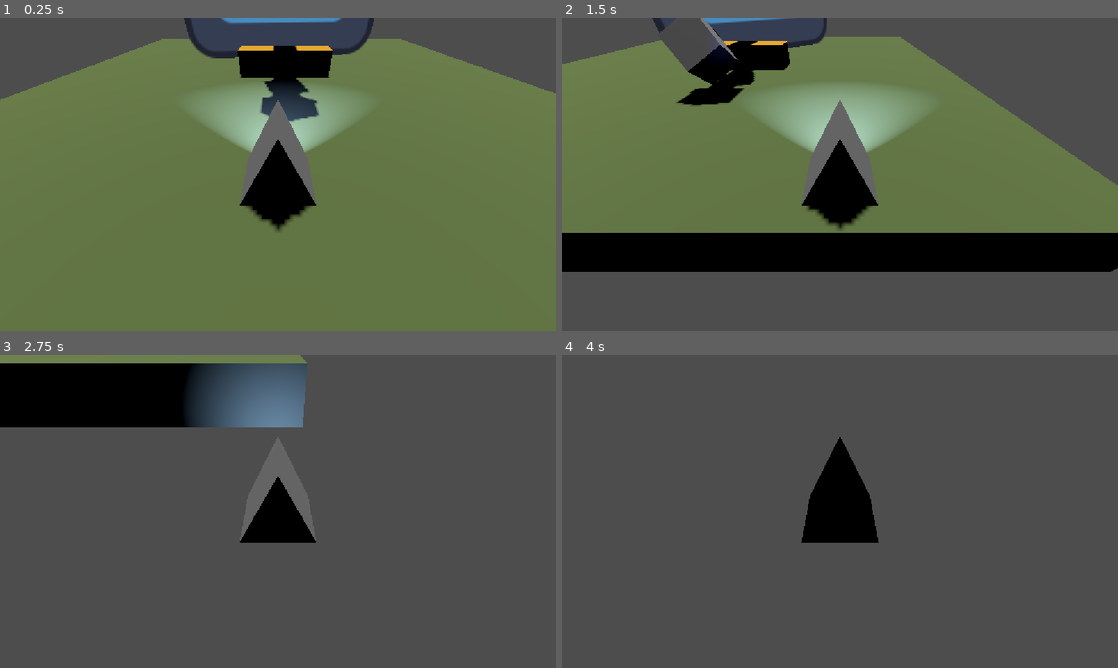
Above: before the commit, frames 1-4 (two rows, left to right).
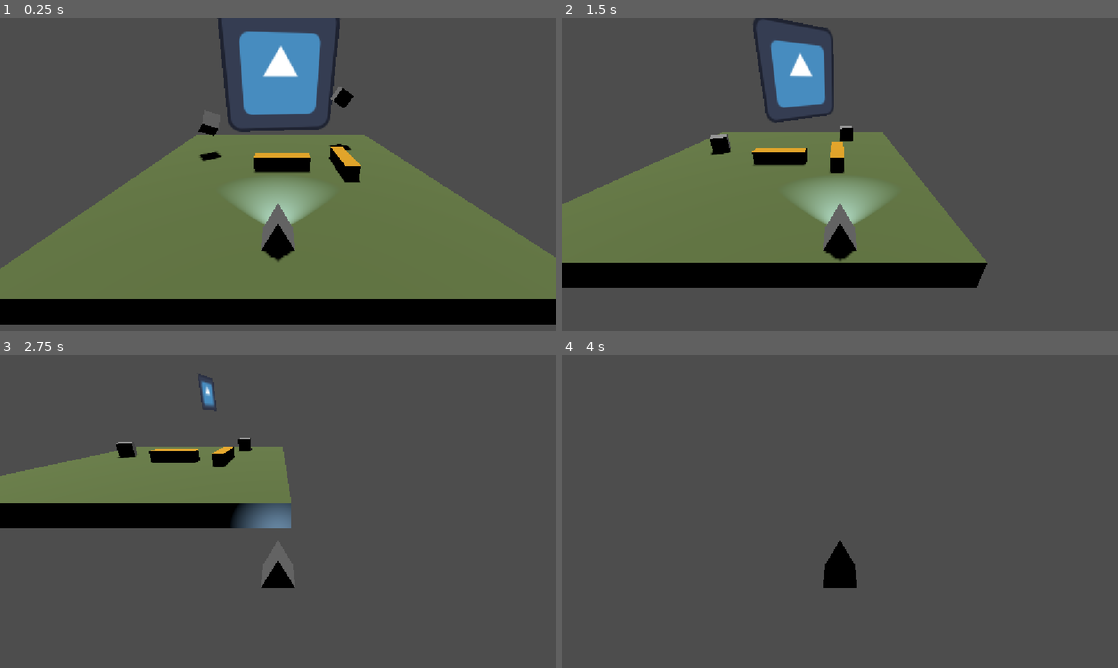
Above: after the commit, the same moments.

Repository: mahonk89/play-test-initial
Game: Godot game, scene res://alpha.tscn
Two runs of this game, one before a commit and one after it. Both use one fixed random seed, a clock stepped at 60 frames per second and the inputs below. The project has no main scene, so this scene is started directly. The engine's default icon, where the game draws it, is replaced by a stand-in: a white triangle on a blue panel in a dark square.
Inputs:
- Up to frame 1 (0.25 s): no input
- Up to frame 2 (1.5 s): tap Enter (ui_accept) at 0.5, 0.77 s; hold Right (ui_right) 0.53-1.28 s; hold Down (ui_down) from 1.28 s (still down)
- Up to frame 3 (2.75 s): tap Enter (ui_accept) at 1.52 s; release Down (ui_down) at 2.03 s; hold Right (ui_right) from 2.03 s (still down)
- Up to frame 4 (4 s): release Right (ui_right) at 2.78 s; hold Up (ui_up) 2.78-3.53 s; tap Enter (ui_accept) at 3.02, 3.77 s; hold Left (ui_left) from 3.53 s (still down)

The runs differ from the first frame. In frame 1, 55% of the frame differs, in the area x 0-100%, y 0-100%; in frame 2, 53%; in frame 3, 25%; in frame 4, 3.5%.

Commit message:
ScalingSprite
Finally worked out how to continuously scale the sprite.

Diff:
--- /dev/null
+++ b/alpha.gd
@@ -0,0 +1,10 @@
+
+
+# Called when the node enters the scene tree for the first time.
+func _ready() -> void:
+	pass # Replace with function body.
+
+
+# Called every frame. 'delta' is the elapsed time since the previous frame.
+func _process(delta: float) -> void:
+	pass
--- a/alpha.tscn
+++ b/alpha.tscn
@@ -39,10 +39,10 @@
 [node name="Blocks_Rigid" type="Node3D" parent="." unique_id=1946840933]
 
 [node name="block_rigid1" parent="Blocks_Rigid" unique_id=1077876099 instance=ExtResource("1_8fsme")]
-transform = Transform3D(0.84625566, 0.532777, 0, -0.38139126, 0.6057966, -0.6982486, -0.37201083, 0.59089684, 0.7158553, 0, 3.2495627, 0)
+transform = Transform3D(0.84625566, 0.532777, 0, -0.38139126, 0.6057966, -0.6982486, -0.37201083, 0.59089684, 0.7158553, -4.609433, 2.7298033, -2.6944742)
 
 [node name="block_rigid2" parent="Blocks_Rigid" unique_id=1431581556 instance=ExtResource("1_8fsme")]
-transform = Transform3D(0.84625566, 0.532777, 0, -0.5318417, 0.8447701, -0.05922553, -0.031554013, 0.050119996, 0.9982445, 0, 4.4277024, 1.253438)
+transform = Transform3D(0.84625566, 0.532777, 0, -0.5318417, 0.8447701, -0.05922553, -0.031554013, 0.050119996, 0.9982445, 4.3342466, 4.096104, -5.121748)
 
 [node name="Blocks_Static" type="Node3D" parent="." unique_id=1928786981]
 
@@ -50,26 +50,24 @@
 transform = Transform3D(3, 0, 0, 0, 3, 0, 0, 0, 3, 0, 0.86932397, 0)
 
 [node name="blockStatic2" parent="Blocks_Static" unique_id=20235980 instance=ExtResource("2_dfvcg")]
-transform = Transform3D(-1.3113416e-07, 0, 2.9999998, 0, 3, 0, -2.9999998, 0, -1.3113416e-07, 0, 3, 0)
+transform = Transform3D(-1.3113416e-07, 0, 2.9999998, 0, 3, 0, -2.9999998, 0, -1.3113416e-07, 3.3576326, 0.88189054, 0)
 
 [node name="MainCharacter" parent="." unique_id=1547992771 instance=ExtResource("2_unq0f")]
 transform = Transform3D(1, 0, 0, 0, 1, 0, 0, 0, 1, -0.23015785, 1, 5.5929174)
 metadata/_edit_group_ = true
 
 [node name="camFollow" type="Camera3D" parent="MainCharacter" unique_id=1625244619]
-unique_name_in_owner = true
-transform = Transform3D(1, 0, 0, 0, 0.7524103, 0.65869486, 0, -0.65869486, 0.7524103, 0, 1.5442929, 2.2217045)
+transform = Transform3D(1, 0, 0, 0, 0.9063079, 0.42261833, 0, -0.42261833, 0.9063079, 0, 3.9925947, 4.895604)
 
 [node name="lightFollow" type="SpotLight3D" parent="MainCharacter" unique_id=568376189]
 light_color = Color(0.45243657, 0.49657524, 1, 1)
 light_energy = 11.218
 shadow_enabled = true
 
+[node name="CameraWorld" type="Camera3D" parent="." unique_id=1340696514]
+transform = Transform3D(1, 0, 0, 0, 0.7071068, 0.7071068, 0, -0.7071068, 0.7071068, 0, 6.9275837, 8.509579)
+
 [node name="sprite_godot" type="Sprite3D" parent="." unique_id=1561044362]
-transform = Transform3D(6, 0, 0, 0, 6, 0, 0, 0, 6, 0, 4.3772435, -2.4408197)
+transform = Transform3D(6, 0, 0, 0, 6, 0, 0, 0, 6, 0, 5.3772435, -9.296546)
 texture = ExtResource("3_5w10q")
 script = ExtResource("4_qcnow")
-
-[node name="CameraWorld" type="Camera3D" parent="." unique_id=1340696514]
-unique_name_in_owner = true
-transform = Transform3D(1, 0, 0, 0, 0.7071068, 0.7071068, 0, -0.7071068, 0.7071068, 0, 6.9275837, 8.509579)
--- /dev/null
+++ b/coin.tscn
@@ -0,0 +1,20 @@
+[gd_scene format=3 uid="uid://bx2aifw53pnh0"]
+
+[sub_resource type="CylinderMesh" id="CylinderMesh_jahai"]
+top_radius = 0.2
+bottom_radius = 0.2
+height = 0.1
+
+[sub_resource type="CylinderShape3D" id="CylinderShape3D_rbrcd"]
+height = 0.1
+radius = 0.2
+
+[node name="coin" type="Area3D" unique_id=583558464]
+transform = Transform3D(1, 0, 0, 0, -4.371139e-08, -1, 0, 1, -4.371139e-08, 0, 0, 0)
+metadata/_edit_group_ = true
+
+[node name="MeshInstance3D" type="MeshInstance3D" parent="." unique_id=1096882168]
+mesh = SubResource("CylinderMesh_jahai")
+
+[node name="CollisionShape3D" type="CollisionShape3D" parent="." unique_id=1380684939]
+shape = SubResource("CylinderShape3D_rbrcd")
--- a/main_character.gd
+++ b/main_character.gd
@@ -28,5 +28,5 @@
 	move_and_slide()
 
 # Print the input event to Output (key press, mouse buttons/movement)
-func _input(event):
-	print(event.as_text())
+#func _input(event):
+	#print(event.as_text())
--- a/sprite_godot.gd
+++ b/sprite_godot.gd
@@ -1,6 +1,10 @@
 extends Sprite3D
 
 var n = 0
+
+# keep track of time elapsed in _process() begining at t=0
+var time_elapsed: float = 0.0
+
 
 # Called when the node enters the scene tree for the first time.
 func _ready() -> void:
@@ -10,4 +14,7 @@
 
 # Called every frame. 'delta' is the elapsed time since the previous frame.
 func _process(delta: float) -> void:
-	rotate_y(0.5*delta)
+	rotate_y(0.5*delta) # continuous rotation along the y axis
+	time_elapsed += delta # time tracker
+	var pulse = 5.5 + (sin(time_elapsed * 2) * 4.5) #pulsing scale based on time & sine wave
+	set_scale(Vector3(pulse, pulse, pulse)) # set the scale continuously using pulse
Not shown, added: alpha.gd.uid
